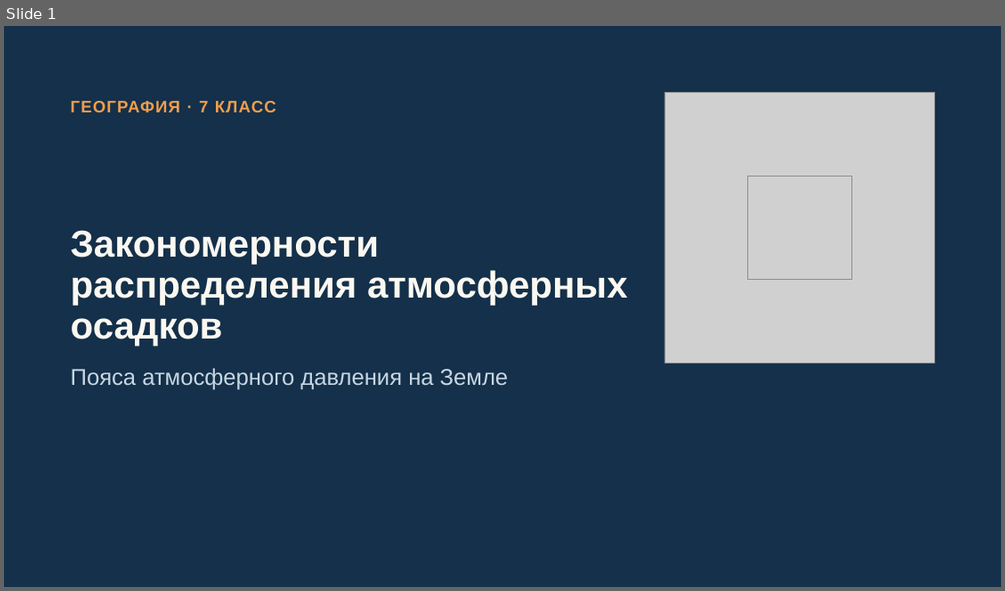
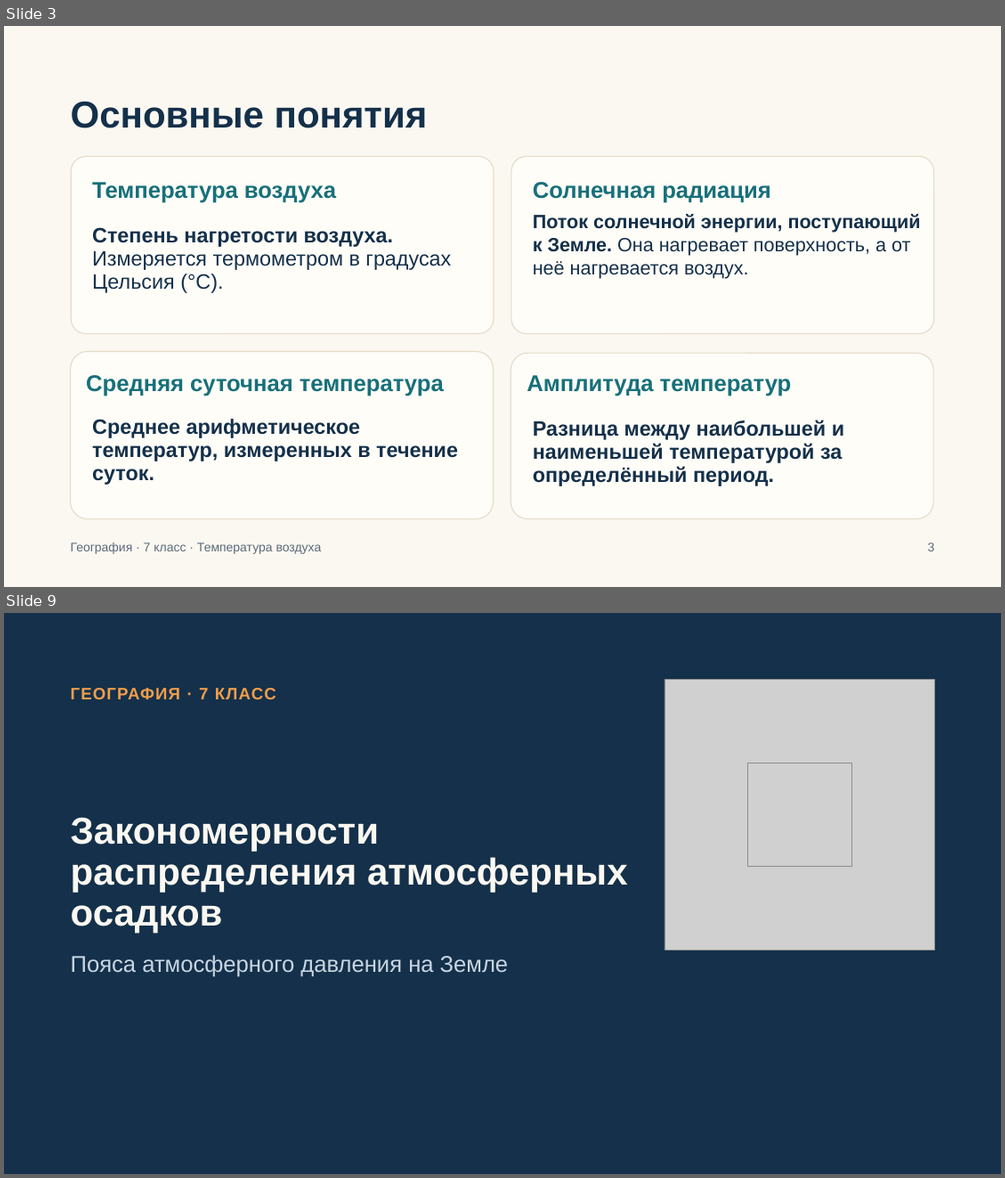
Before and after one commit to nmchv/web_wiki, a slide deck: files/slides/7/mv715b7i4z6-temperatura-osadki-davlenie.pptx. Shown one above the other, each under a label of ours: slide 1 before the commit, slides 3 and 9 after it; the slides between them are not shown. The pictures are 1005x591 and 1005x1178 pixels, drawn with LibreOffice and Linux fonts; fonts in the diff are those of the drawing; grey boxes stand for pictures. Boxes give left, top, right and bottom in pixels: in the first picture for what was removed or moved away, otherwise in the second. Text is boxed around its words. In the diff, an @@ line names an element or a change of style, - is before the commit and + after.

Commit message:
Загрузка: Температура. Осадки. Давление

```diff
--- a/files/slides/7/mv715b7i4z6-temperatura-osadki-davlenie.pptx
+++ b/files/slides/7/mv715b7i4z6-temperatura-osadki-davlenie.pptx
@@ slide 3 added at (4,26,1001,587), background #FBF8F1 @@
@@ title added at (71,101,428,128), 36 pt, text #14304A, bold @@
+Основные понятия
@@ rounded rectangle added at (72,156,494,333), fill #FFFDF8, outline #E4DDCB 1 pt @@
@@ rounded rectangle added at (511,156,933,333), fill #FFFDF8, outline #E4DDCB 1 pt @@
@@ text added at (92,182,336,203), 22 pt, text #17707A, bold @@
+Температура воздуха
@@ text added at (533,182,771,203), 22 pt, text #17707A, bold @@
+Солнечная радиация
@@ text added at (92,227,451,293), 20 pt, text #14304A @@
+Степень нагретости воздуха. Измеряется термометром в градусах Цельсия (°C).
@@ text added at (533,214,921,279), 18.5 pt, text #14304A @@
+Поток солнечной энергии, поступающий к Земле. Она нагревает поверхность, а от неё нагревается воздух.
@@ rounded rectangle added at (71,351,493,519), fill #FFFDF8, outline #E4DDCB 1 pt @@
@@ rounded rectangle added at (511,353,933,519), fill #FFFDF8, outline #E4DDCB 1 pt @@
@@ text added at (86,375,444,396), 22 pt, text #17707A, bold @@
+Средняя суточная температура
@@ text added at (526,375,792,396), 22 pt, text #17707A, bold @@
+Амплитуда температур
@@ text added at (92,418,458,484), 20 pt, text #14304A, bold @@
+Среднее арифметическое температур, измеренных в течение суток.
@@ text added at (533,419,844,486), 20 pt, text #14304A, bold @@
+Разница между наибольшей и наименьшей температурой за определённый период.
@@ text added at (71,542,322,554), 12 pt, text #5B6B7A @@
+География · 7 класс · Температура воздуха
@@ text added at (928,542,935,551), 12 pt, text #5B6B7A @@
+3
@@ what was slide 1 is now slide 9 @@
```
Also in this commit, not shown: 1 slide changed, 7 other slides added.
